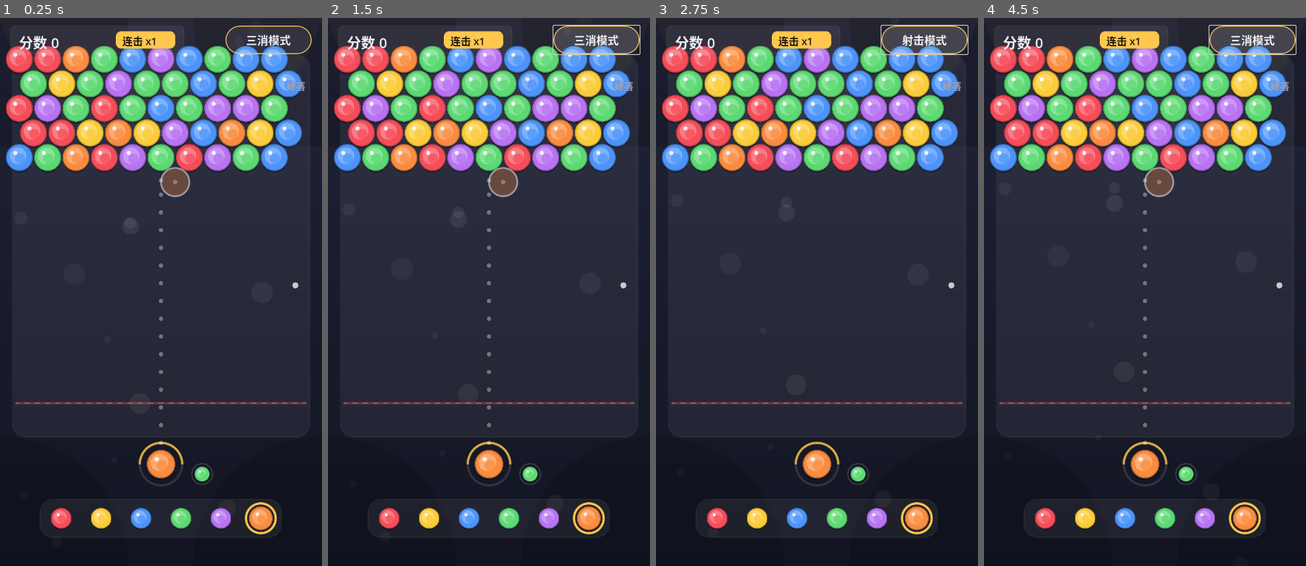
Above: before the commit, frames 1-4 (left to right).
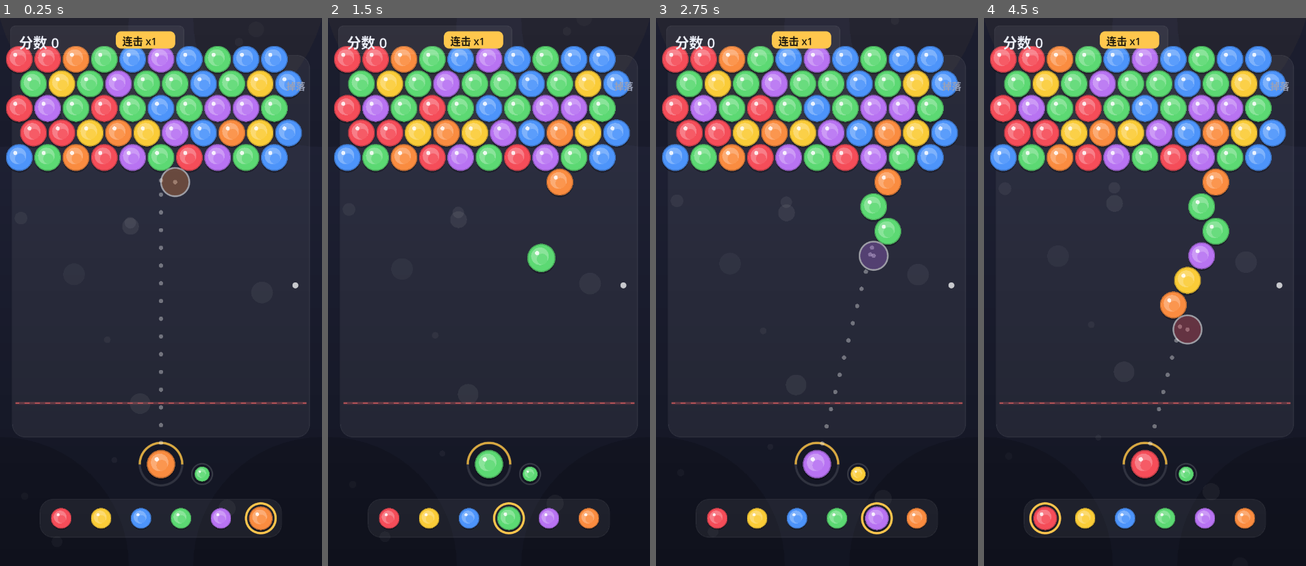
Above: after the commit, the same moments.

Repository: chenpeigen2/WeiXi
Game: Godot game, scene res://src/scenes/main.tscn
The game is run twice, just before and just after one commit, with the same random seed, the same clock (stepped at 60 frames per second) and the same inputs.
Inputs (mouse positions are in pixels of both pictures, inside the frame that each line leads up to):
- Up to frame 1 (0.25 s): no input
- Up to frame 2 (1.5 s): click (595, 39) at 0.5 s, where only the run before the commit has a clickable "三消模式"; click (595, 39) at 1.25 s, where only the run before the commit has a clickable "射击模式"
- Up to frame 3 (2.75 s): click (923, 39) at 2 s, where only the run before the commit has a clickable "三消模式"
- Up to frame 4 (4.5 s): click (1251, 39) at 2.75 s, where only the run before the commit has a clickable "射击模式"; click (1251, 39) at 3.5 s, where only the run before the commit has a clickable "三消模式"; click (1251, 39) at 4.25 s, where only the run before the commit has a clickable "射击模式"

The runs differ from the first frame. In frame 1, 0.3% of the frame differs, in the area x 70-97%, y 1-7%; in frame 2, 3.5%; in frame 3, 3.9%; in frame 4, 5.3%, in the area x 14-98%, y 1-95%.

Commit message:
feat: 双模合一 + 长按当前球循环换色
无模式概念: 点球=三消互换(非相邻改选), 点空位/拖拽松手=发射。
长按发射器当前球400ms循环换色(TDD: cycle_current_color)。
删除模式按钮, 低球数提示改为顶部闪烁'点两个相邻球互换'。
玩法.md同步。63测试全绿。

Diff:
--- a/src/logic/game.gd
+++ b/src/logic/game.gd
@@ -5,8 +5,6 @@
 const Scorer = preload("res://src/logic/scorer.gd")
 const HexLayout = preload("res://src/logic/hex_layout.gd")
 const Trajectory = preload("res://src/logic/trajectory.gd")
-
-enum Mode { SHOOT, MATCH3 }
 
 const WIDTH := 10
 const MAX_ROWS := 14 # 固定容量（与相机可见容量一致，测试锁定）
@@ -19,7 +17,6 @@
 var scorer: RefCounted
 var layout: RefCounted
 var rng: RandomNumberGenerator
-var mode := Mode.SHOOT
 var current_color := 0
 var next_color := 0
 var deadline_row := MAX_ROWS - 1 # 固定底线
@@ -43,6 +40,11 @@
 ## 作弊1：自由换当前球颜色
 func set_current_color(c: int) -> void:
 	current_color = c
+
+
+## 作弊1快捷手势：长按当前球，循环切换到下一个颜色
+func cycle_current_color() -> void:
+	current_color = (current_color + 1) % COLOR_COUNT
 
 
 ## 作弊2：掉落滑杆，手动把最低 n 个占用行的球捅掉
@@ -70,13 +72,9 @@
 	return res
 
 
-func toggle_mode() -> void:
-	mode = Mode.MATCH3 if mode == Mode.SHOOT else Mode.SHOOT
-
-
 ## 剩余球很少时提示可切三消（仅射击模式下提示）
 func should_hint_match3() -> bool:
-	return mode == Mode.SHOOT and board.ball_count() <= HINT_THRESHOLD
+	return board.ball_count() <= HINT_THRESHOLD
 
 
 ## 瞄准发射：求吸附格（表现层据此做动画，再调 attach_ball）
@@ -95,6 +93,5 @@
 	if board.is_empty():
 		# 清空自动补球并切回射击模式（玩不死：永远有球可打）
 		board.refill_top(REFILL_ROWS, rng, COLOR_COUNT)
-		mode = Mode.SHOOT
 	# 触底掉落：到达底线的最低行球掉出，腾出空间
 	res["overflow"] = board.drop_overflow(deadline_row)
--- a/src/scenes/main.gd
+++ b/src/scenes/main.gd
@@ -1,20 +1,23 @@
 extends Node2D
 ## 编排层：装配 UI 组件、转发输入、同步游戏状态。规则全在 src/logic，绘制全在 src/ui。
+## 融合操作（无模式）：点球=三消互换，点空位/拖拽=发射，长按当前球=循环换色。
 
 const Game = preload("res://src/logic/game.gd")
 const Trajectory = preload("res://src/logic/trajectory.gd")
+const HexGrid = preload("res://src/logic/hex_grid.gd")
 const Ui = preload("res://src/ui/theme.gd")
 const BoardCamera = preload("res://src/ui/board_camera.gd")
 const BoardView = preload("res://src/ui/board_view.gd")
 const Shooter = preload("res://src/ui/shooter.gd")
 const BallPicker = preload("res://src/ui/color_picker.gd")
 const ScorePanel = preload("res://src/ui/score_panel.gd")
-const ModeButton = preload("res://src/ui/mode_button.gd")
 const RowSlider = preload("res://src/ui/row_slider.gd")
 const Background = preload("res://src/ui/background.gd")
 const FxLayer = preload("res://src/ui/fx_layer.gd")
 
 const INVALID_CELL := Vector2i(-999, -999)
+const LONG_PRESS_MS := 400
+const DRAG_THRESHOLD := 8.0
 
 var game: RefCounted
 var selected := INVALID_CELL
@@ -24,8 +27,10 @@
 var picker: Node2D
 var fx_layer: Node2D
 var score_panel: Control
-var mode_button: Button
+var hint_label: Label
 var row_slider: Control
+
+var _press := {} # {pos,time,on_shooter,consumed,dragging}
 
 
 func _ready() -> void:
@@ -48,9 +53,13 @@
 	add_child(hud)
 	score_panel = _make(ScorePanel, "ScorePanel")
 	hud.add_child(score_panel)
-	mode_button = _make(ModeButton, "ModeButton")
-	mode_button.pressed.connect(_on_mode_pressed)
-	hud.add_child(mode_button)
+	hint_label = Label.new()
+	hint_label.name = "HintLabel"
+	hint_label.text = "点两个相邻球互换!"
+	hint_label.position = Vector2(505, 30)
+	hint_label.add_theme_font_size_override("font_size", 24)
+	hint_label.add_theme_color_override("font_color", Ui.ACCENT)
+	hud.add_child(hint_label)
 	row_slider = _make(RowSlider, "RowSlider")
 	row_slider.rows_dropped.connect(_on_rows_dropped)
 	hud.add_child(row_slider)
@@ -71,33 +80,73 @@
 	shooter.queue_redraw()
 	picker.set_current(game.current_color)
 	score_panel.set_score(game.scorer.score, game.scorer.combo)
-	mode_button.set_shoot_mode(game.mode == Game.Mode.SHOOT)
-	mode_button.set_hint(game.should_hint_match3())
+	hint_label.visible = game.should_hint_match3()
 	_update_preview()
 
 
-# ---------- 输入路由 ----------
+# ---------- 输入路由（点按/拖拽/长按） ----------
 
 func _unhandled_input(event: InputEvent) -> void:
 	if event is InputEventMouseMotion:
 		shooter.set_aim(event.position - Ui.SHOOTER_POS)
 		_update_preview()
-	elif event is InputEventMouseButton and event.pressed and event.button_index == MOUSE_BUTTON_LEFT:
-		_on_click(event.position)
-
-
-func _on_click(pos: Vector2) -> void:
+		if not _press.is_empty() and event.position.distance_to(_press["pos"]) > DRAG_THRESHOLD:
+			_press["dragging"] = true
+	elif event is InputEventMouseButton and event.button_index == MOUSE_BUTTON_LEFT:
+		if event.pressed:
+			_press = {
+				"pos": event.position,
+				"time": Time.get_ticks_msec(),
+				"on_shooter": event.position.distance_to(Ui.SHOOTER_POS) <= game.layout.radius * 1.5,
+				"consumed": false,
+				"dragging": false,
+			}
+		else:
+			_on_release(event.position)
+
+
+func _process(_delta: float) -> void:
+	# 长按当前球 → 循环换色
+	if not _press.is_empty() and not _press["consumed"] and _press["on_shooter"]:
+		if Time.get_ticks_msec() - _press["time"] >= LONG_PRESS_MS:
+			game.cycle_current_color()
+			_press["consumed"] = true
+			refresh()
+	# 提示闪烁
+	if hint_label.visible:
+		hint_label.modulate = Color.WHITE.lerp(Color(1, 0.6, 0.4), 0.5 + 0.5 * sin(Time.get_ticks_msec() / 200.0))
+
+
+func _on_release(pos: Vector2) -> void:
+	var p := _press
+	_press = {}
+	if p["consumed"]:
+		return
+	if p["dragging"]:
+		shooter.set_aim(pos - Ui.SHOOTER_POS)
+		_update_preview()
+		_fire()
+		return
+	_on_tap(pos)
+
+
+func _on_tap(pos: Vector2) -> void:
 	# 作弊1：颜色选择条优先命中
 	var i := BallPicker.hit(pos)
 	if i >= 0:
 		game.set_current_color(i)
 		refresh()
 		return
-	if game.mode == Game.Mode.SHOOT:
+	if fx_layer.is_swapping():
+		return
+	var c: Vector2i = game.layout.pixel_to_cell(BoardCamera.to_board(pos, 1.0, _cam_origin()))
+	if game.board.has_ball(c):
+		_swap_select(c)
+	else:
 		_fire()
-	else:
-		_swap_at(pos)
-
+
+
+# ---------- 发射 ----------
 
 func _fire() -> void:
 	if shooter.is_flying():
@@ -106,59 +155,65 @@
 	if tr["cell"] == INVALID_CELL:
 		return
 	var cell: Vector2i = tr["cell"]
+	selected = INVALID_CELL
 	var before: Dictionary = game.board.cells.duplicate()
 	shooter.start_flight(tr["path"], game.current_color, func() -> void:
 		var res: Dictionary = game.attach_ball(cell)
 		_spawn_effects(res, before)
-		selected = INVALID_CELL
 		refresh()
 	)
 
 
-func _swap_at(pos: Vector2) -> void:
-	if fx_layer.is_swapping():
-		return # 动画期间锁输入
-	var o := _cam_origin()
-	var c: Vector2i = game.layout.pixel_to_cell(BoardCamera.to_board(pos, 1.0, o))
-	if not game.board.has_ball(c):
-		selected = INVALID_CELL
-	elif selected == INVALID_CELL:
+# ---------- 三消互换 ----------
+
+func _swap_select(c: Vector2i) -> void:
+	if selected == INVALID_CELL:
 		selected = c
 	elif c == selected:
 		selected = INVALID_CELL
+	elif not _is_neighbor(selected, c):
+		selected = c # 点非相邻球 = 改选
 	else:
-		var a := selected
-		selected = INVALID_CELL
-		var before: Dictionary = game.board.cells.duplicate()
-		var res: Dictionary = game.try_swap(a, c)
-		var pos_a := BoardCamera.to_screen(game.layout.cell_to_pixel(a), 1.0, o)
-		var pos_b := BoardCamera.to_screen(game.layout.cell_to_pixel(c), 1.0, o)
-		var color_a: Color = Ui.BALL_COLORS[before[a]]
-		var color_b: Color = Ui.BALL_COLORS[before[c]]
-		var r: float = game.layout.radius * 0.95
-		board_view.hidden_cells = {a: true, c: true}
-		if res["matched"]:
-			fx_layer.play_swap(pos_a, pos_b, color_a, color_b, r, false, 0.16, func() -> void:
-				board_view.hidden_cells = {}
-				_spawn_effects(res, before)
-				refresh()
-			)
-		else:
-			fx_layer.play_swap(pos_a, pos_b, color_a, color_b, r, true, 0.28, func() -> void:
-				board_view.hidden_cells = {}
-				refresh()
-			)
+		_animated_swap(selected, c)
 	refresh()
 
+
+func _is_neighbor(a: Vector2i, b: Vector2i) -> bool:
+	return HexGrid.neighbors(a).has(b)
+
+
+func _animated_swap(a: Vector2i, c: Vector2i) -> void:
+	selected = INVALID_CELL
+	var o := _cam_origin()
+	var before: Dictionary = game.board.cells.duplicate()
+	var res: Dictionary = game.try_swap(a, c)
+	var pos_a := BoardCamera.to_screen(game.layout.cell_to_pixel(a), 1.0, o)
+	var pos_b := BoardCamera.to_screen(game.layout.cell_to_pixel(c), 1.0, o)
+	var color_a: Color = Ui.BALL_COLORS[before[a]]
+	var color_b: Color = Ui.BALL_COLORS[before[c]]
+	var r: float = game.layout.radius * 0.95
+	board_view.hidden_cells = {a: true, c: true}
+	if res["matched"]:
+		fx_layer.play_swap(pos_a, pos_b, color_a, color_b, r, false, 0.16, func() -> void:
+			board_view.hidden_cells = {}
+			_spawn_effects(res, before)
+			refresh()
+		)
+	else:
+		fx_layer.play_swap(pos_a, pos_b, color_a, color_b, r, true, 0.28, func() -> void:
+			board_view.hidden_cells = {}
+			refresh()
+		)
+
+
+# ---------- 特效 ----------
 
 func _spawn_effects(res: Dictionary, before: Dictionary) -> void:
 	var o := _cam_origin()
 	for c in res["popped"]:
 		var pos := BoardCamera.to_screen(game.layout.cell_to_pixel(c), 1.0, o)
 		fx_layer.spawn_pop(pos, game.layout.radius, Ui.BALL_COLORS[before.get(c, 0)])
-	for c in res["dropped"]:
-		var pos := BoardCamera.to_screen(game.layout.cell_to_pixel(c), 1.0, o)
-		fx_layer.spawn_drop(pos, game.layout.radius, Ui.BALL_COLORS[before.get(c, 0)])
+	_spawn_drop_effects(res["dropped"], before)
 	_spawn_drop_effects(res.get("overflow", []), before)
 
 
@@ -186,7 +241,7 @@
 
 
 func _update_preview() -> void:
-	if game.mode != Game.Mode.SHOOT or shooter.is_flying():
+	if shooter.is_flying():
 		shooter.set_preview(PackedVector2Array(), Vector2.ZERO, 0)
 		return
 	var tr := _trace_screen()
@@ -199,12 +254,6 @@
 
 
 # ---------- HUD 回调 ----------
-
-func _on_mode_pressed() -> void:
-	game.toggle_mode()
-	selected = INVALID_CELL
-	refresh()
-
 
 func _on_rows_dropped(n: int) -> void:
 	var before: Dictionary = game.board.cells.duplicate()
--- a/src/ui/mode_button.gd
+++ /dev/null
@@ -1,47 +0,0 @@
-extends Button
-## 模式切换按钮：金边胶囊样式，低球数时红光闪烁提示。
-
-const Ui = preload("res://src/ui/theme.gd")
-
-var _hint := false
-var _t := 0.0
-
-
-func _ready() -> void:
-	position = Vector2(525, 18)
-	size = Vector2(201, 66)
-	add_theme_font_size_override("font_size", 26)
-	add_theme_color_override("font_color", Ui.TEXT_MAIN)
-
-	var normal := StyleBoxFlat.new()
-	normal.bg_color = Color(1, 1, 1, 0.07)
-	normal.border_color = Ui.ACCENT
-	normal.set_border_width_all(2)
-	normal.set_corner_radius_all(33)
-	add_theme_stylebox_override("normal", normal)
-
-	var hover := normal.duplicate()
-	hover.bg_color = Color(1, 1, 1, 0.15)
-	add_theme_stylebox_override("hover", hover)
-
-	var pressed := normal.duplicate()
-	pressed.bg_color = Ui.ACCENT.darkened(0.45)
-	add_theme_stylebox_override("pressed", pressed)
-
-	text = "三消模式"
-
-
-func set_shoot_mode(is_shoot: bool) -> void:
-	text = "三消模式" if is_shoot else "射击模式"
-
-
-func set_hint(h: bool) -> void:
-	_hint = h
-
-
-func _process(delta: float) -> void:
-	if _hint:
-		_t += delta * 5.0
-		modulate = Color.WHITE.lerp(Color(1, 0.45, 0.45), 0.5 + 0.5 * sin(_t))
-	else:
-		modulate = Color.WHITE
--- a/src/ui/shooter.gd
+++ b/src/ui/shooter.gd
@@ -4,7 +4,6 @@
 const Ui = preload("res://src/ui/theme.gd")
 const BallDraw = preload("res://src/ui/ball_draw.gd")
 const FlightPath = preload("res://src/ui/flight_path.gd")
-const Game = preload("res://src/logic/game.gd")
 
 const FLY_SPEED := 2700.0 # 像素/秒
 const FLY_MIN := 0.08
@@ -78,7 +77,7 @@
 	draw_arc(p, r * 1.5, PI, TAU, 24, Ui.ACCENT.darkened(0.15), 4.0, true)
 
 	# 弹道预测：点流 + 落点幽灵球
-	if game.mode == Game.Mode.SHOOT and _flight.is_empty():
+	if _flight.is_empty():
 		for pt in _preview_points:
 			draw_circle(pt, 5.0, Color(1, 1, 1, 0.35))
 		if not _preview_points.is_empty():
--- a/tests/test_game.gd
+++ b/tests/test_game.gd
@@ -7,7 +7,6 @@
 func test_new_game_initial_state() -> void:
 	var g := Game.new(1)
 	assert_eq(g.board.ball_count(), 50, "开局5行")
-	assert_eq(g.mode, Game.Mode.SHOOT, "默认射击模式")
 	assert_eq(g.deadline_row, Game.MAX_ROWS - 1, "底线固定在最底可见行")
 	assert_eq(g.board.rows, Game.MAX_ROWS, "棋盘容量固定")
 	assert_eq(g.scorer.score, 0)
@@ -27,7 +26,6 @@
 	assert_eq(res["popped"].size(), 3, "三消")
 	assert_eq(g.scorer.score, 30, "(3*10+0)*1")
 	assert_eq(g.current_color, old_next, "当前球轮转")
-	assert_eq(g.mode, Game.Mode.SHOOT)
 
 
 func test_attach_without_pop_is_miss() -> void:
@@ -70,34 +68,29 @@
 
 
 
-func test_swap_clear_all_refills_and_returns_shoot_mode() -> void:
+func test_swap_clear_all_refills() -> void:
 	var g := Game.new(1)
 	g.board = Board.new(10, 12)
 	g.board.set_ball(Vector2i(0, 1), 1)
 	g.board.set_ball(Vector2i(1, 1), 1)
 	g.board.set_ball(Vector2i(2, 1), 2)
 	g.board.set_ball(Vector2i(2, 2), 1)
-	g.toggle_mode()
-	assert_eq(g.mode, Game.Mode.MATCH3)
 	var res: Dictionary = g.try_swap(Vector2i(2, 1), Vector2i(2, 2))
 	assert_true(res["matched"])
-	# 3红消除 + (2,2)蓝悬空掉落 → 全场清空 → 自动补5行 + 切回射击
+	# 3红消除 + (2,2)蓝悬空掉落 → 全场清空 → 自动补5行
 	assert_eq(g.board.ball_count(), 50, "清空自动补5行")
-	assert_eq(g.mode, Game.Mode.SHOOT, "切回射击模式")
 	assert_true(g.scorer.score > 0, "三消也计分")
 
 
-func test_failed_swap_keeps_score_and_mode() -> void:
+func test_failed_swap_keeps_score() -> void:
 	var g := Game.new(1)
 	g.board = Board.new(10, 12)
 	g.board.set_ball(Vector2i(0, 0), 3)
 	g.board.set_ball(Vector2i(0, 1), 1)
 	g.board.set_ball(Vector2i(1, 1), 2)
-	g.toggle_mode()
 	var res: Dictionary = g.try_swap(Vector2i(0, 1), Vector2i(1, 1))
 	assert_false(res["matched"])
 	assert_eq(g.scorer.score, 0)
-	assert_eq(g.mode, Game.Mode.MATCH3)
 
 
 func test_hint_match3_when_few_balls() -> void:
@@ -107,5 +100,13 @@
 	for i in range(8):
 		g.board.set_ball(Vector2i(i, 0), i % 6)
 	assert_true(g.should_hint_match3(), "8球提示")
-	g.toggle_mode()
-	assert_false(g.should_hint_match3(), "三消模式下不提示")
+
+
+func test_cycle_current_color() -> void:
+	var g := Game.new(1)
+	g.set_current_color(2)
+	g.cycle_current_color()
+	assert_eq(g.current_color, 3, "循环到下一色")
+	g.set_current_color(5)
+	g.cycle_current_color()
+	assert_eq(g.current_color, 0, "绕回第一色")
--- a/tests/test_ui_scene.gd
+++ b/tests/test_ui_scene.gd
@@ -13,7 +13,7 @@
 
 func test_main_scene_components_exist() -> void:
 	var node := _instantiate_main()
-	for p in ["Background", "BoardView", "Shooter", "ColorPicker", "HUD/ScorePanel", "HUD/ModeButton", "HUD/RowSlider"]:
+	for p in ["Background", "BoardView", "Shooter", "ColorPicker", "FxLayer", "HUD/ScorePanel", "HUD/HintLabel", "HUD/RowSlider"]:
 		assert_true(node.get_node_or_null(p) != null, "存在组件 %s" % p)
 	node.free()
 
Not shown, changed: 玩法.md
